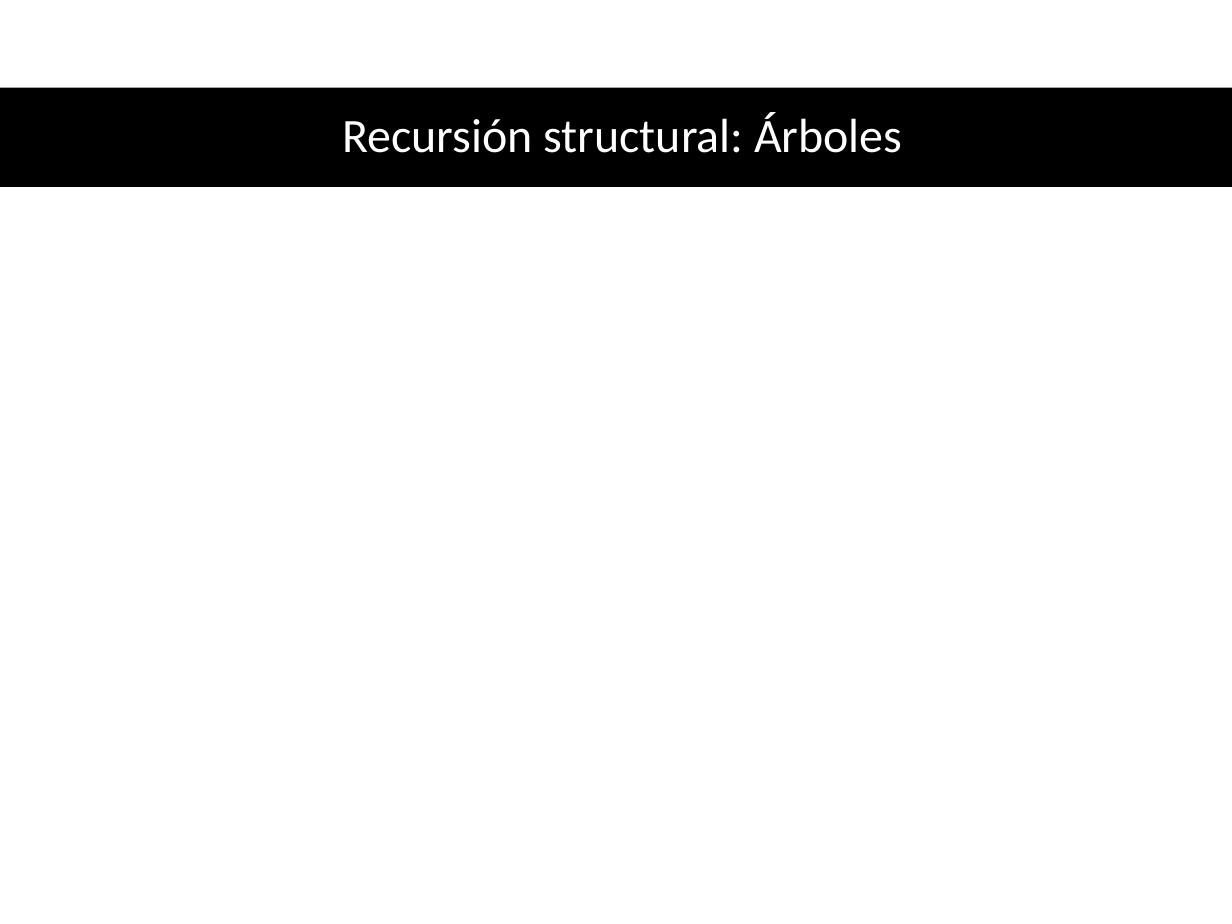
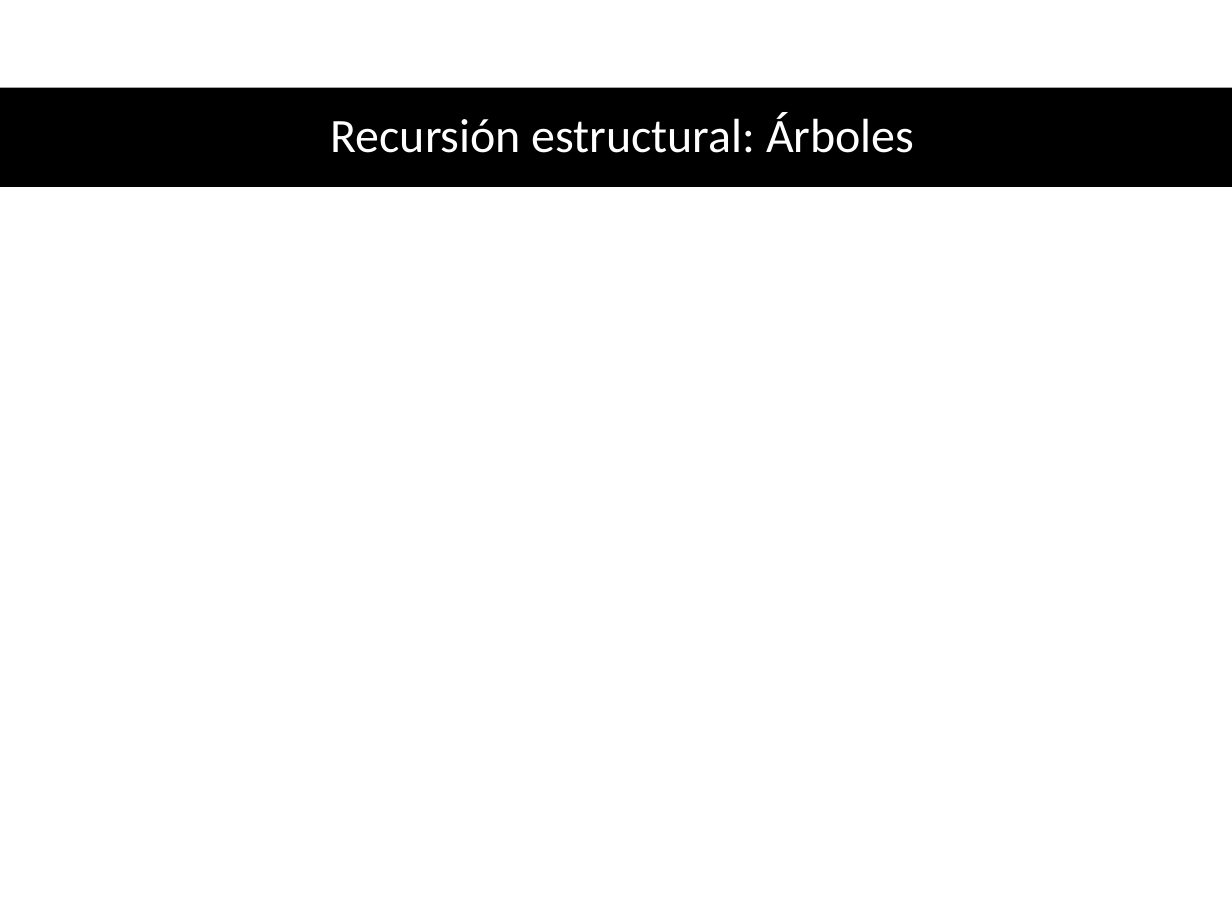
Before and after one commit to diegoacu1234/TC_Marzo26, a slide deck: slide 12 of S01_Intro/01_ProblemasIntroductorios/Diapos.pptx. Drawn at 1232x924 pixels with LibreOffice and Linux fonts; fonts in the diff are those of the drawing; grey boxes stand for pictures. Boxes give left, top, right and bottom in pixels: in the first picture for what was removed or moved away, otherwise in the second. Text is boxed around its words. In the diff, an @@ line names an element or a change of style, - is before the commit and + after.

```diff
--- a/S01_Intro/01_ProblemasIntroductorios/Diapos.pptx
+++ b/S01_Intro/01_ProblemasIntroductorios/Diapos.pptx
@@ title at [331, 112, 914, 153]: text changed @@
-Recursión structural: Árboles
+Recursión estructural: Árboles
```
Also in this commit, not shown: 2 other slides changed, 1 slide added, 6 other files.
